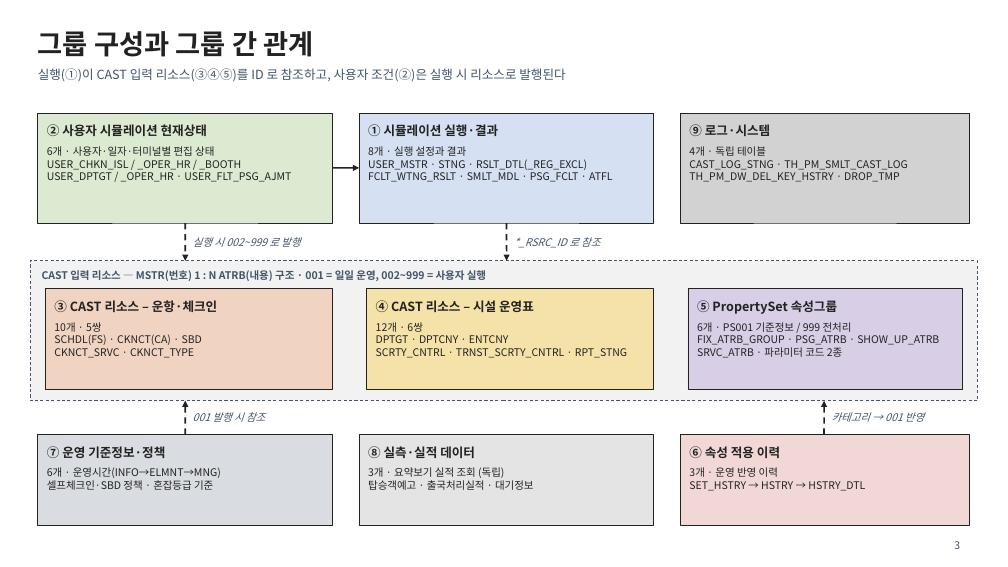
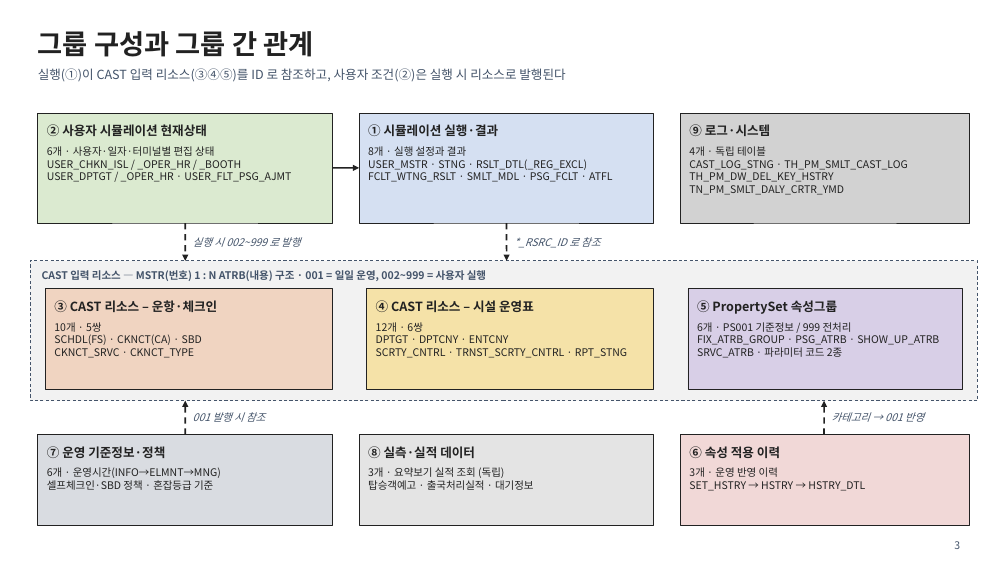
Before and after one commit to nsc5432/publishing, a slide deck: slide 3 of docs/pmown-table-erd.pptx. Drawn at 1008x567 pixels with LibreOffice and Linux fonts; fonts in the diff are those of the drawing. Boxes give left, top, right and bottom in pixels: in the first picture for what was removed or moved away, otherwise in the second. Text is boxed around its words. In the diff, an @@ line names an element or a change of style, - is before the commit and + after.

```diff
--- a/docs/pmown-table-erd.pptx
+++ b/docs/pmown-table-erd.pptx
@@ text at [689, 172, 844, 195]: text changed @@
-TH_PM_DW_DEL_KEY_HSTRY · DROP_TMP
+TH_PM_DW_DEL_KEY_HSTRY
+TN_PM_SMLT_DALY_CRTR_YMD
```
Also in this commit, not shown: 3 other slides changed.
